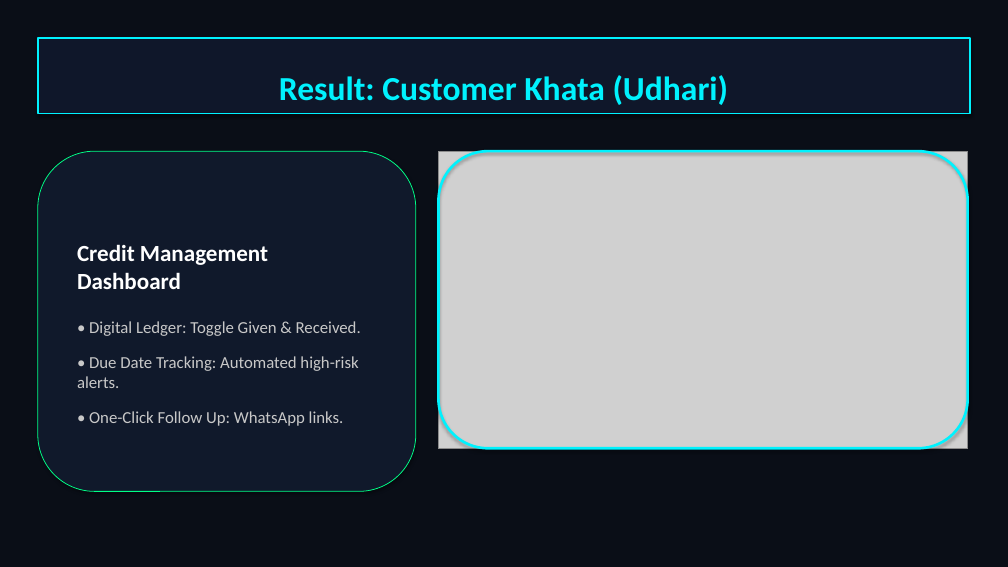
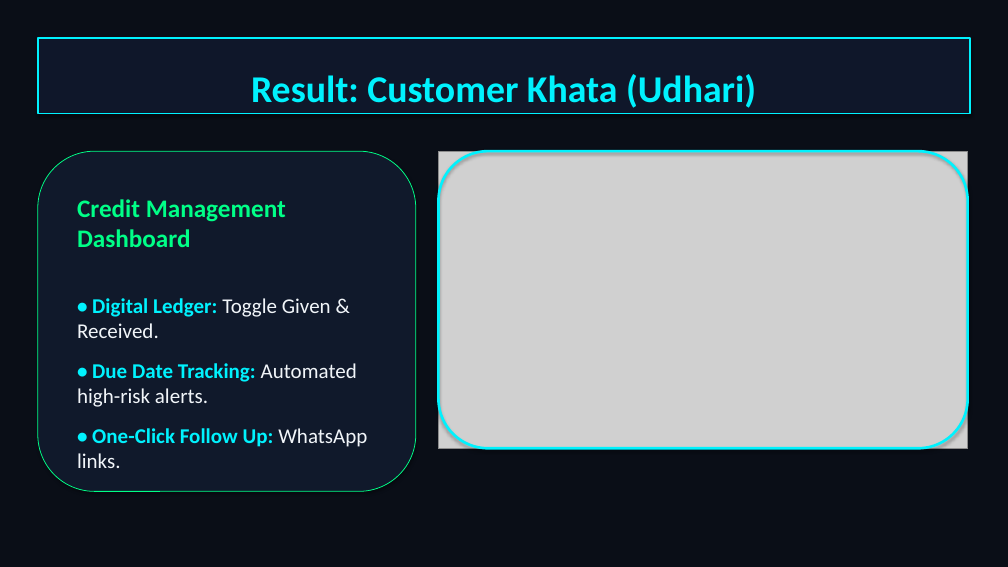
Before and after one commit to sanketkirdat08-cmd/vernaledger-ai, a slide deck: slide 5 of VernaLedger_Full_Presentation.pptx. Drawn at 1008x567 pixels with LibreOffice and Linux fonts; fonts in the diff are those of the drawing; grey boxes stand for pictures. Boxes give left, top, right and bottom in pixels: in the first picture for what was removed or moved away, otherwise in the second. Text is boxed around its words. In the diff, an @@ line names an element or a change of style, - is before the commit and + after.

Commit message:
Fix sidebar collapse icon ligature, Staff Management language & audit cleanup, and presentation styles

```diff
--- a/VernaLedger_Full_Presentation.pptx
+++ b/VernaLedger_Full_Presentation.pptx
@@ rectangle "Result: Customer Khata (Udhari)" at box(38, 38, 970, 113): size 32 to 36 pt @@
@@ rounded rectangle "Credit Management Dashboard" at box(38, 151, 416, 492): size 22 to 24 pt, text colour #FFFFFF to #00FF87 in "Credit Management Dashboard"; size 16 to 20 pt in "• Digital Ledger: Toggle Given & Received.", "• Due Date Tracking: Automated high-risk alerts.", "• One-Click Follow Up: WhatsApp links."; text colour #C8C8C8 to #00F2FE, bold on in "• Digital Ledger:", "• Due Date Tracking:", "• One-Click Follow Up:"; text colour #C8C8C8 to #F1F5F9 in "Toggle Given & Received.", "Automated high-risk alerts.", "WhatsApp links."; more space between paragraphs @@
```
Also in this commit, not shown: 8 other slides changed, 5 other files.
